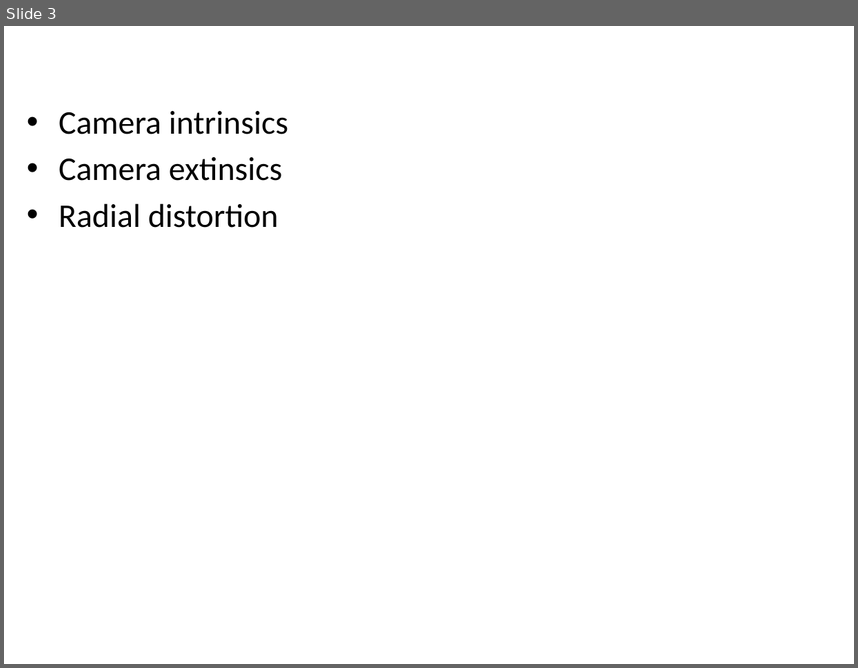
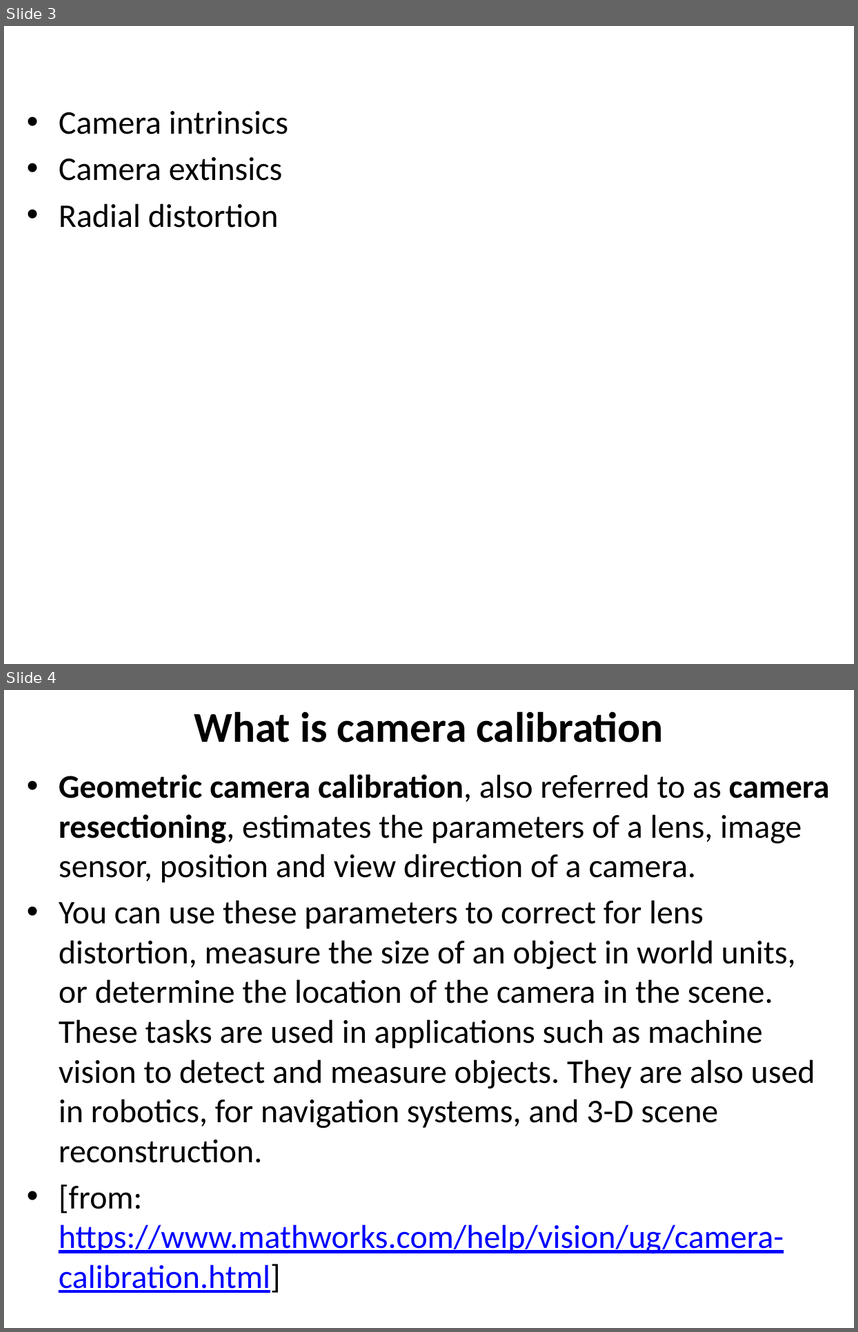
Before and after one commit to YoniChechik/AI_is_Math, a slide deck: c_07_camera_calibration/camera calibration.pptx. Shown one above the other, each under a label of ours: slide 3 before the commit, slides 3 and 4 after it. The pictures are 858x668 and 858x1332 pixels, drawn with LibreOffice and Linux fonts; fonts in the diff are those of the drawing. Boxes give left, top, right and bottom in pixels: in the first picture for what was removed or moved away, otherwise in the second. Text is boxed around its words. In the diff, an @@ line names an element or a change of style, - is before the commit and + after.

```diff
--- a/c_07_camera_calibration/camera calibration.pptx
+++ b/c_07_camera_calibration/camera calibration.pptx
@@ slide 4 added at [4, 690, 854, 1328], background #FFFFFF @@
@@ title added at [194, 711, 664, 742], 36 pt, text #000000, bold @@
+What is camera calibration
@@ text added at [59, 774, 830, 1292], 28 pt, text #000000 @@
+• Geometric camera calibration, also referred to as camera resectioning, estimates the parameters of a lens, image sensor, position and view direction of a camera.
+• You can use these parameters to correct for lens distortion, measure the size of an object in world units, or determine the location of the camera in the scene. These tasks are used in applications such as machine vision to detect and measure objects. They are also used in robotics, for navigation systems, and 3-D scene reconstruction.
+• [from: https://www.mathworks.com/help/vision/ug/camera-calibration.html]
```
Also in this commit, not shown: 1 slide changed, 12 other slides added, 9 other files.
